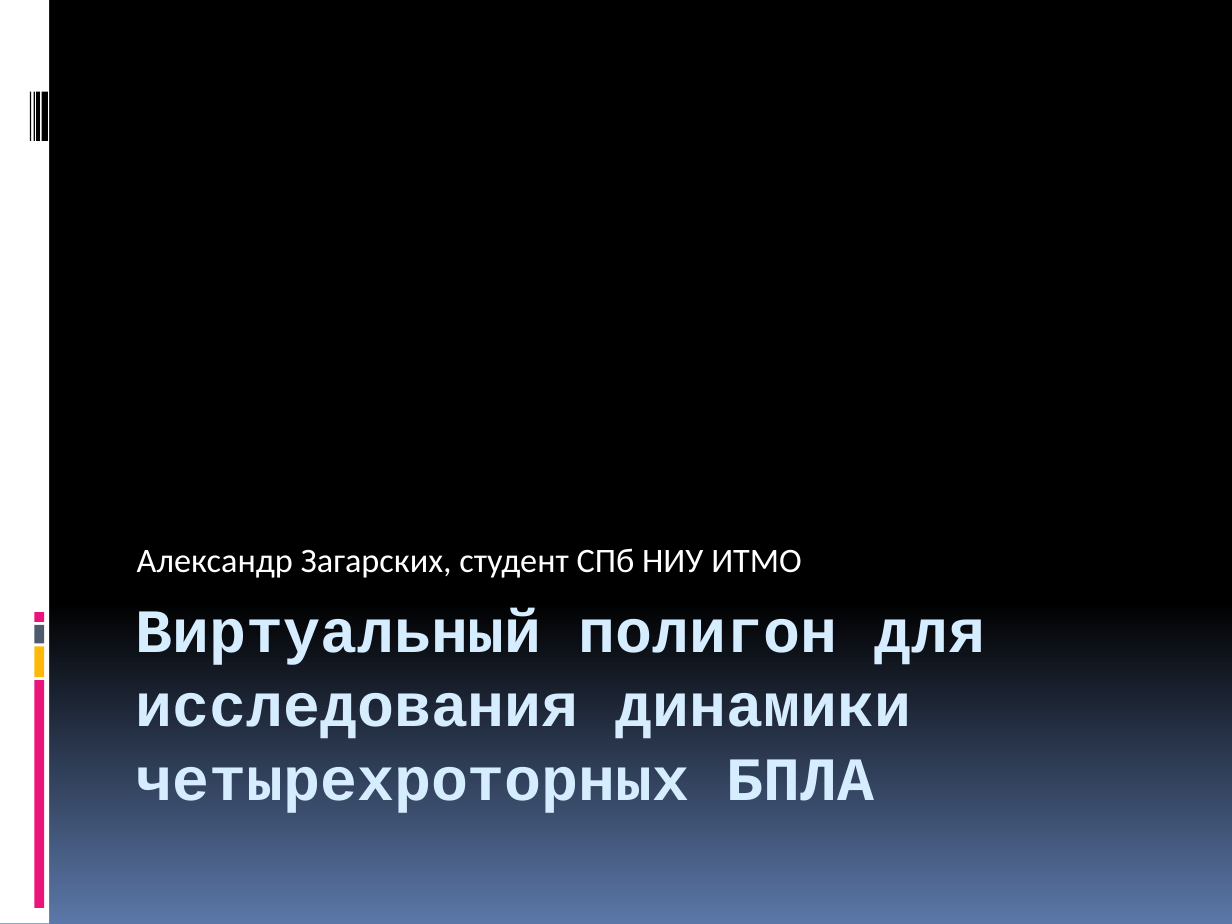
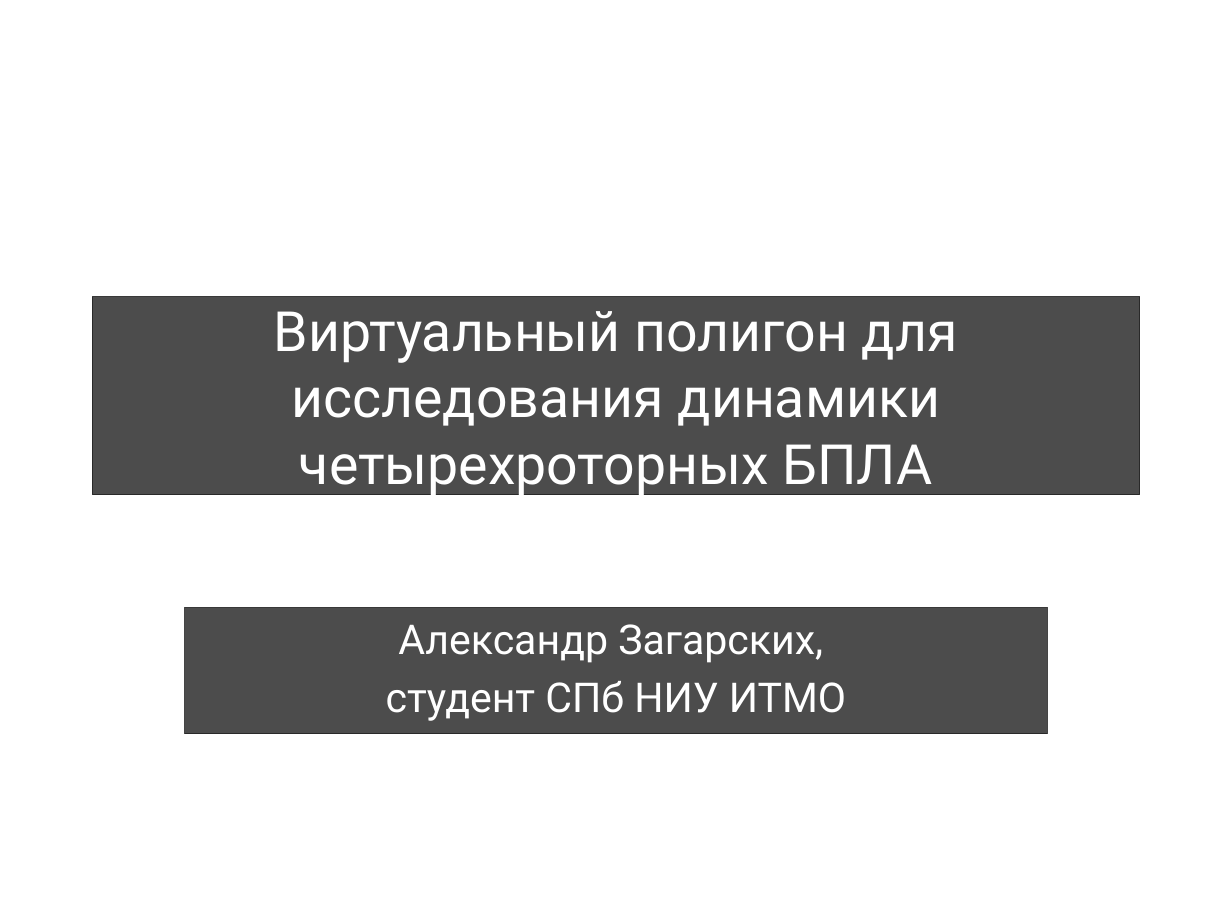
Before and after one commit to Jacobi20/quadro-xds, a slide deck: slide 1 of Docs/Medias2012.pptx. Drawn at 1232x924 pixels with LibreOffice and Linux fonts; fonts in the diff are those of the drawing; background and template pictures are left out. Boxes give left, top, right and bottom in pixels: in the first picture for what was removed or moved away, otherwise in the second. Text is boxed around its words. In the diff, an @@ line names an element or a change of style, - is before the commit and + after.

```diff
--- a/Docs/Medias2012.pptx
+++ b/Docs/Medias2012.pptx
@@ background gradient #000000 to #5B77A8 to picture (left out) @@
@@ rectangle removed at box(0, 0, 49, 924) @@
@@ rectangle removed at box(30, 91, 31, 140) @@
@@ rectangle removed at box(33, 91, 34, 140) @@
@@ rectangle removed at box(36, 91, 39, 140) @@
@@ rectangle removed at box(42, 91, 48, 140) @@
@@ title "Виртуальный полигон для исследования динамики ...": place and size @@
-title "Виртуальный полигон для исследования динамики ..." at box(135, 609, 986, 813)
+title "Виртуальный полигон для исследования динамики ..." at box(92, 297, 1140, 495)
@@ title "Виртуальный полигон для исследования динамики ..." at box(92, 297, 1140, 495): size 36 to 32.4 pt, font Courier New to Roboto, text colour #D6ECFF to #FFFFFF, bold off; alignment left to centre; vertical alignment top to middle; fill none to #000000 at 70% opacity; outline none to #000000 0.75 pt @@
@@ rectangle removed at box(34, 625, 44, 643) @@
@@ rectangle removed at box(34, 612, 44, 622) @@
@@ subtitle "Александр Загарских,": place and size @@
-subtitle "Александр Загарских," at box(137, 548, 802, 578)
+subtitle "Александр Загарских," at box(185, 607, 1047, 733)
@@ subtitle "Александр Загарских," at box(185, 607, 1047, 733): vertical alignment bottom to top; fill none to #000000 at 70% opacity; outline none to #000000 0.75 pt @@
@@ subtitle at box(386, 624, 846, 721): text changed; size 20 to 24 pt; font Calibri to Roboto @@
-Александр Загарских, студент СПб НИУ ИТМО
+Александр Загарских,
+студент СПб НИУ ИТМО
@@ rectangle removed at box(34, 647, 44, 678) @@
@@ rectangle removed at box(34, 680, 44, 908) @@
```
Also in this commit, not shown: 11 other slides changed, 1 slide added, 1 slide removed, 1 other file.
